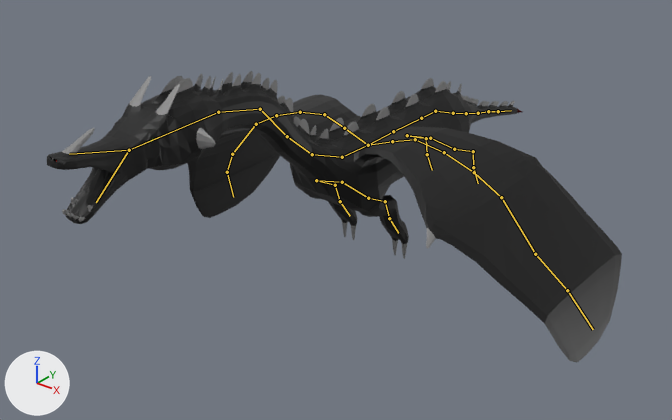
Renders of the Blender file Assets/BlenderAndFBX/DragonSimpleRigging.blend from each side of a commit.
One viewpoint serves both versions: a 50 mm camera at (20.1, -25.4, 18.0) aimed at (-0.1, -0.3, 2.4). Arrows for +X, +Y and +Z are at lower left; the lights stay in place. Both versions are drawn at frame 20 of the action 'Flying'; the numbers are the values there. The bones that bend it are drawn over the model as lines.

The first picture shows 'Dragon'.
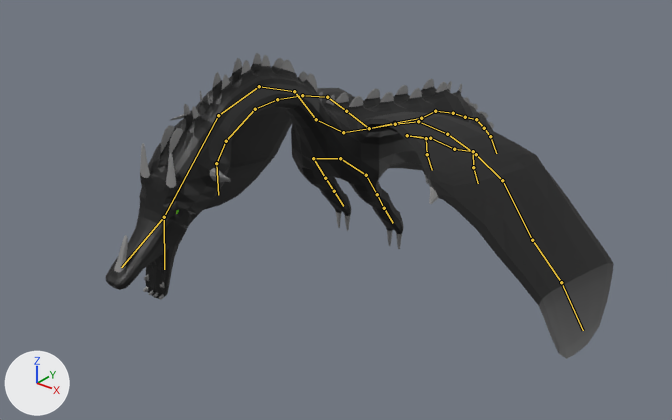
The edits, one by one:
Bone 'Spine' (bone_spine) turns from (0, 0, 0) to (-10, 0, 0) degrees about its own x, y and z.
Bone 'Neck2' (bone_neck2) turns from (-16, 0, 0) to (21, 0, 0) degrees about its own x, y and z.
Bone 'Head' (bone_head) turns from (0, 0, 0) to (-16, 0, 0) degrees about its own x, y and z.
Bone 'Tail2' (bone_tail2) turns from (0, 0, 0) to (8, 0, 0) degrees about its own x, y and z.
Bone 'Tail4' (bone_tail4) turns from (0, 0, 0) to (-20, 0, 0) degrees about its own x, y and z.
Bone 'TailEnd' (bone_tailend) turns from (0, 0, 0) to (11, 1, -10) degrees about its own x, y and z.

Boxes (x1, y1, x2, y2) around the edits, measured in the pictures (672 x 420 px):
'Dragon', posed (12% narrower)
    before: (47, 71, 622, 362)
    after: (106, 53, 614, 359)
bone 'Spine', root to tip
    before: (421, 118) to (393, 131)
    after: (421, 118) to (394, 123)
bone 'Neck2', root to tip
    before: (287, 136) to (260, 109)
    after: (294, 91) to (259, 86)
bone 'Head', root to tip
    before: (218, 112) to (129, 150)
    after: (218, 115) to (164, 217)
bone 'Tail2', root to tip
    before: (453, 113) to (466, 113)
    after: (453, 113) to (465, 117)
bone 'Tail4', root to tip
    before: (478, 113) to (488, 111)
    after: (476, 119) to (484, 128)
bone 'TailEnd', root to tip
    before: (498, 111) to (511, 110)
    after: (490, 136) to (496, 153)
